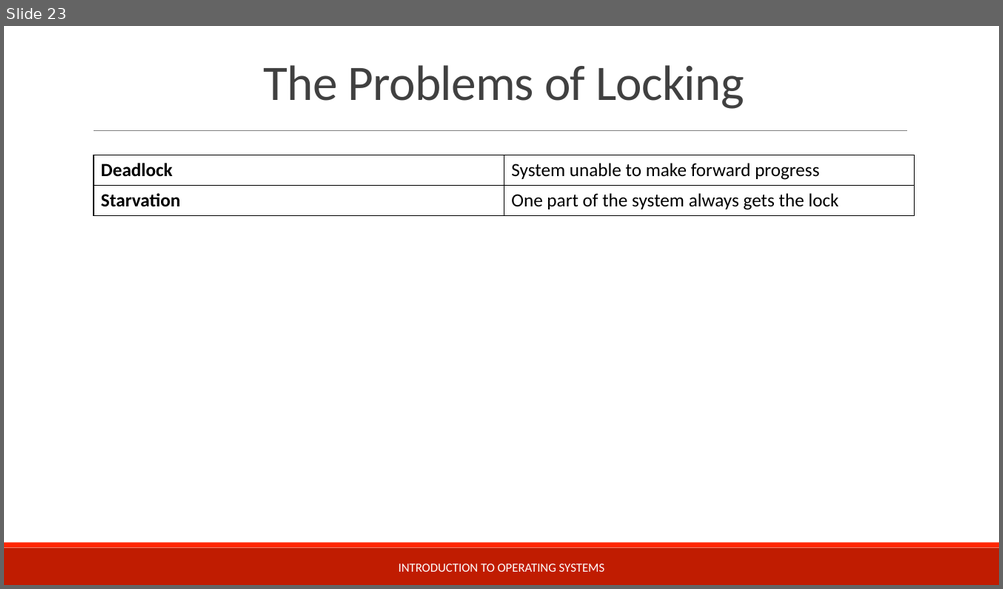
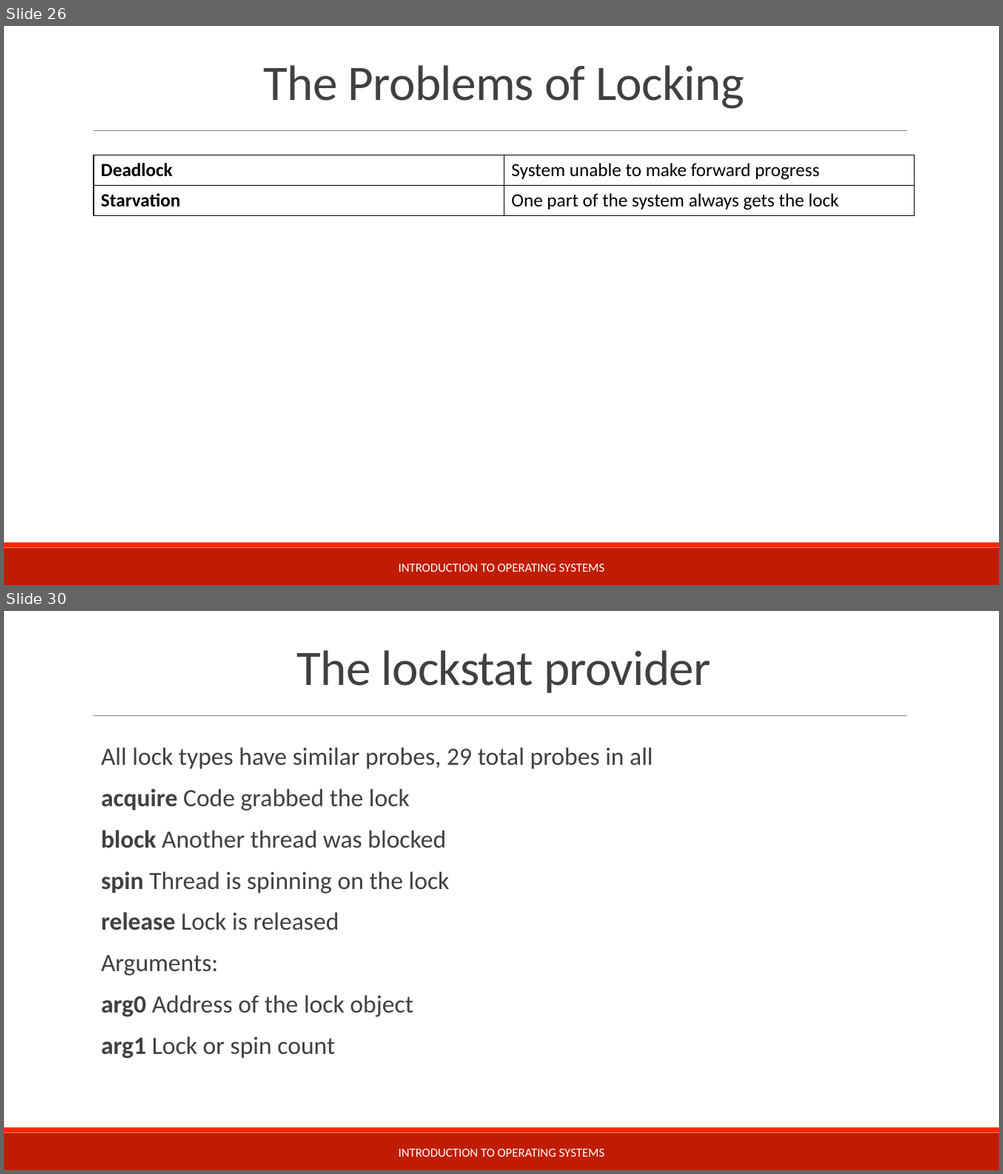
Before and after one commit to teachbsd/course, a slide deck: undergraduate/lectures/processes.pptx. Shown one above the other, each under a label of ours: slide 23 before the commit, slides 26 and 30 after it; the slides between them are not shown. The pictures are 1003x589 and 1003x1174 pixels, drawn with LibreOffice and Linux fonts; fonts in the diff are those of the drawing; background and template pictures are left out. Boxes give left, top, right and bottom in pixels: in the first picture for what was removed or moved away, otherwise in the second. Text is boxed around its words. In the diff, an @@ line names an element or a change of style, - is before the commit and + after.

```diff
--- a/undergraduate/lectures/processes.pptx
+++ b/undergraduate/lectures/processes.pptx
@@ slide 30 added at [4,611,999,1170], background #FFFFFF; not listed: 3 template elements that a slide beside it also shows @@
@@ title added at [297,650,711,693], 48 pt, text #404040 @@
+The lockstat provider
@@ text added at [101,747,652,1059], 24 pt, text #404040 @@
+  All lock types have similar probes, 29 total probes in all
+  acquire Code grabbed the lock
+  block Another thread was blocked
+  spin Thread is spinning on the lock
+  release Lock is released
+  Arguments:
+  arg0 Address of the lock object
+  arg1 Lock or spin count
@@ text added at [398,1149,605,1157], 12 pt, text #FFFFFF @@
+INTRODUCTION TO OPERATING SYSTEMS
@@ what was slide 23 is now slide 26 @@
```
Also in this commit, not shown: 4 slides changed, 8 other slides added.
